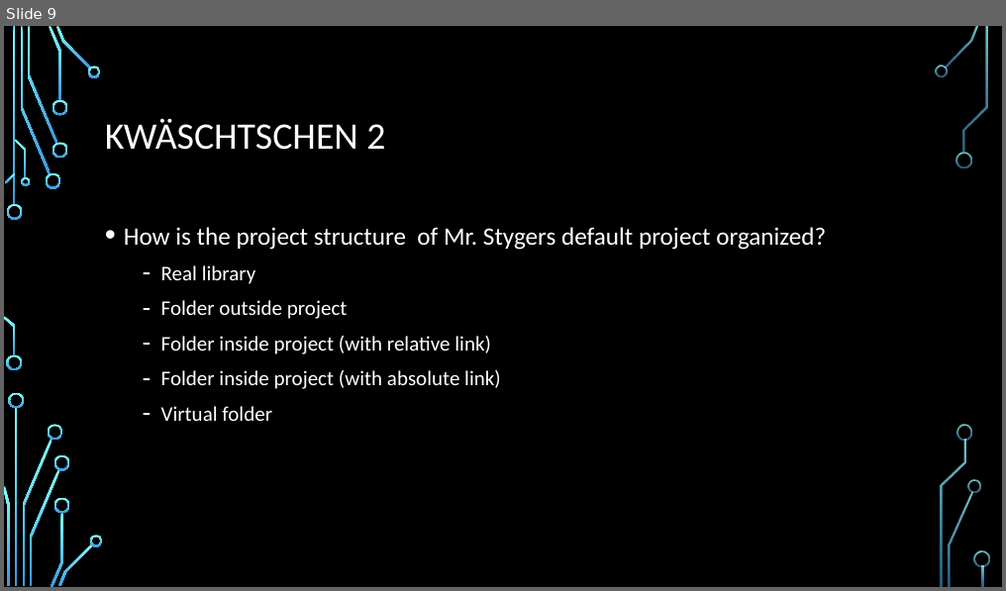
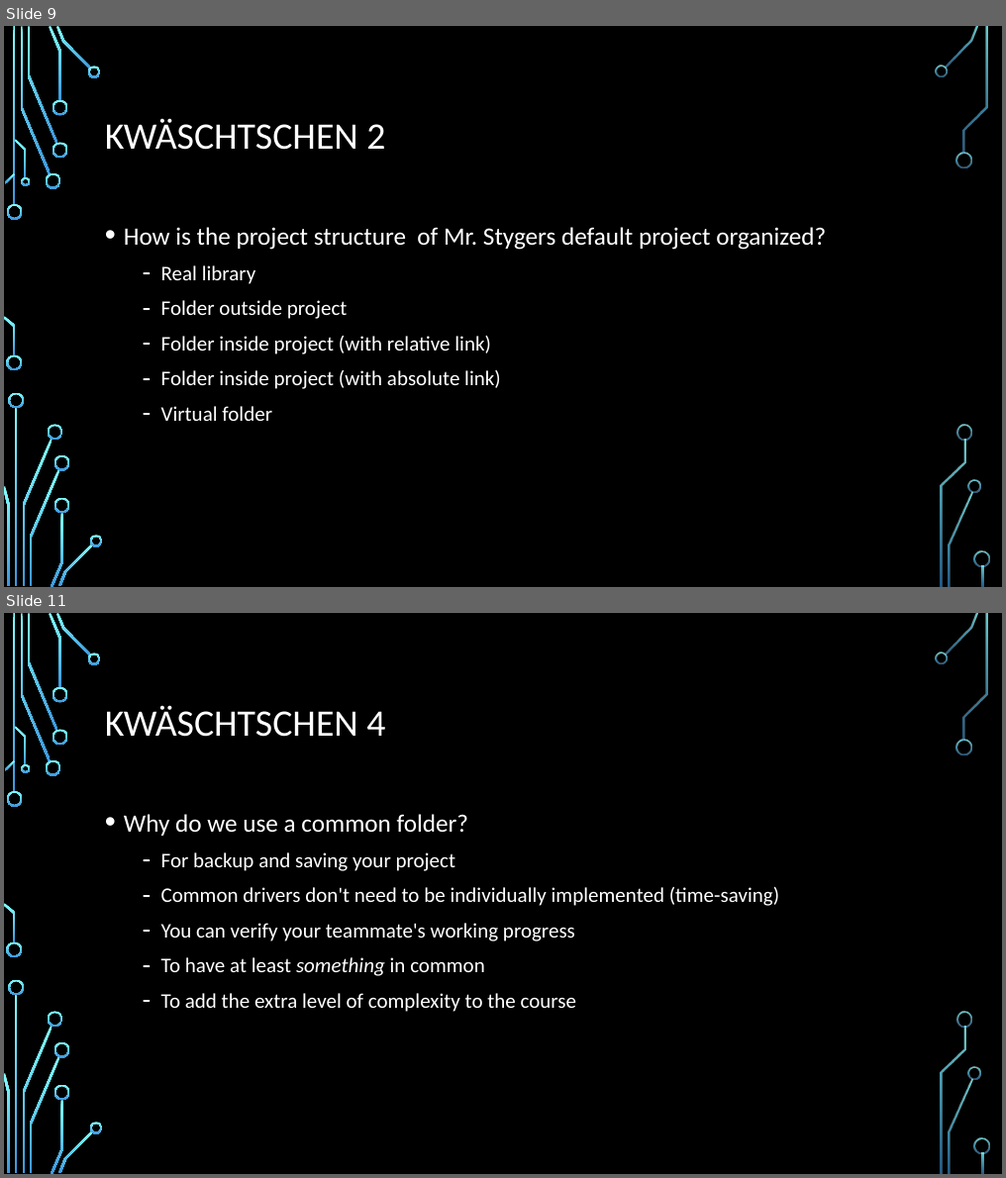
Before and after one commit to Gi-gio/killerRobot, a slide deck: Recap_06.10.17.pptx. Shown one above the other, each under a label of ours: slide 9 before the commit, slides 9 and 11 after it; the slides between them are not shown. The pictures are 1006x591 and 1006x1178 pixels, drawn with LibreOffice and Linux fonts; fonts in the diff are those of the drawing; background and template pictures are left out. Boxes give left, top, right and bottom in pixels: in the first picture for what was removed or moved away, otherwise in the second. Text is boxed around its words. In the diff, an @@ line names an element or a change of style, - is before the commit and + after.

```diff
--- a/Recap_06.10.17.pptx
+++ b/Recap_06.10.17.pptx
@@ slide 11 added at [4,613,1002,1174], background picture (left out); not listed: 36 template elements that a slide beside it also shows @@
@@ title added at [105,705,385,737], 36 pt, text #FFFFFF @@
+KWÄSCHTSCHEN 4
@@ text added at [124,814,779,1012], 20 pt, text #FFFFFF @@
+• Why do we use a common folder?
+  – For backup and saving your project
+  – Common drivers don't need to be individually implemented (time-saving)
+  – You can verify your teammate's working progress
+  – To have at least something in common
+  – To add the extra level of complexity to the course
```
Also in this commit, not shown: 3 slides changed, 2 other slides added, 1 other file.
